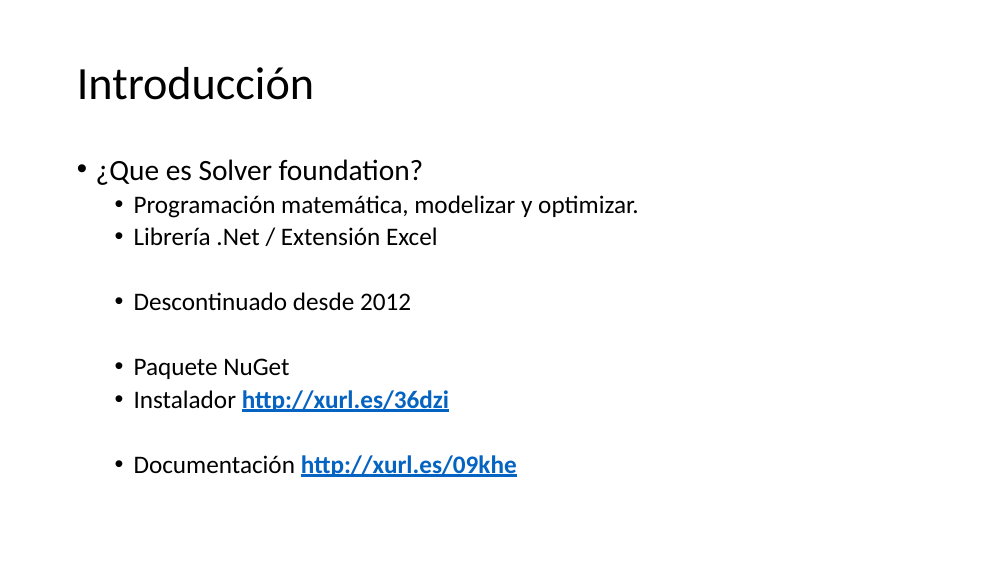
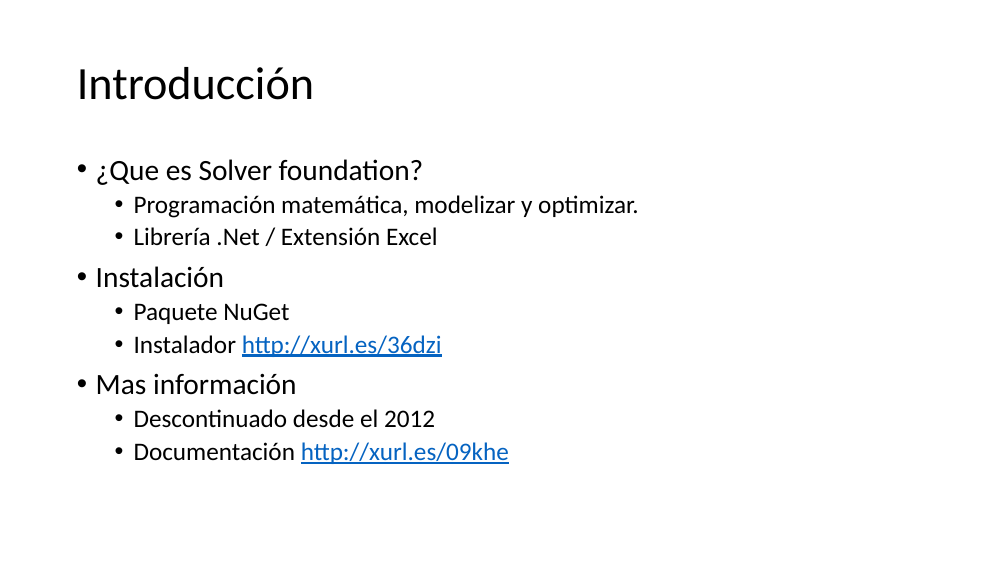
Before and after one commit to victordpc/ProgramacionRestricciones, a slide deck: slide 2 of Presentacion/Solver Foundation.pptx. Drawn at 1008x567 pixels with LibreOffice and Linux fonts; fonts in the diff are those of the drawing. Boxes give left, top, right and bottom in pixels: in the first picture for what was removed or moved away, otherwise in the second. Text is boxed around its words. In the diff, an @@ line names an element or a change of style, - is before the commit and + after.

```diff
--- a/Presentacion/Solver Foundation.pptx
+++ b/Presentacion/Solver Foundation.pptx
@@ text at [96,266,224,288]: text changed; size 24 to 28 pt @@
-  • Descontinuado desde 2012
+• Instalación
@@ text at [134,335,509,464]: bold off in "http://xurl.es/36dzi", "http://xurl.es/09khe" @@
@@ text at [96,373,435,428]: paragraphs added @@
+• Mas información
+  • Descontinuado desde el 2012
```
Also in this commit, not shown: 5 other slides changed, 1 slide added.
